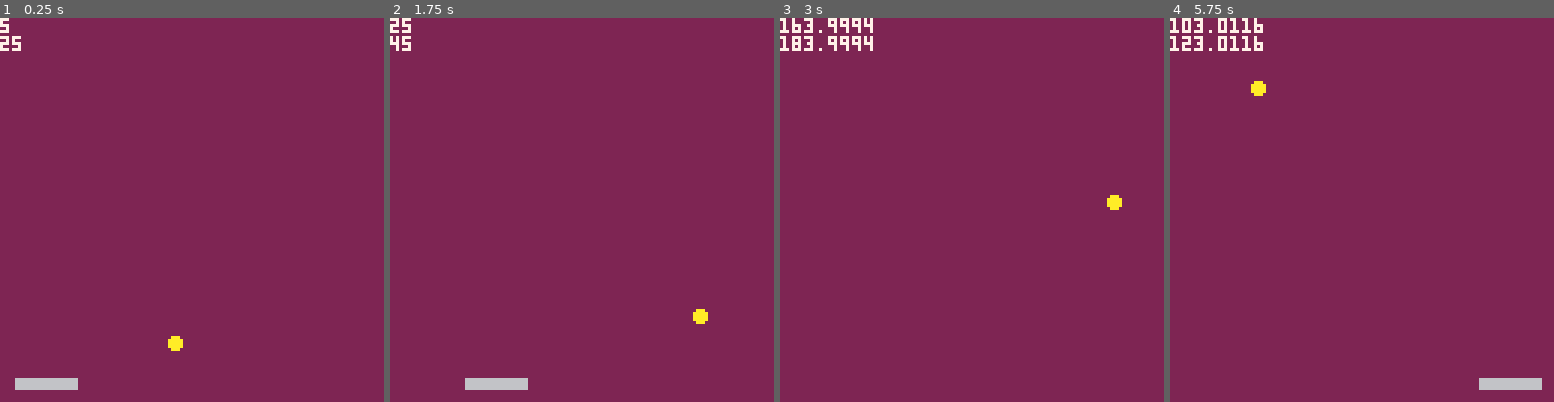
Above: before the commit, frames 1-4 (left to right).
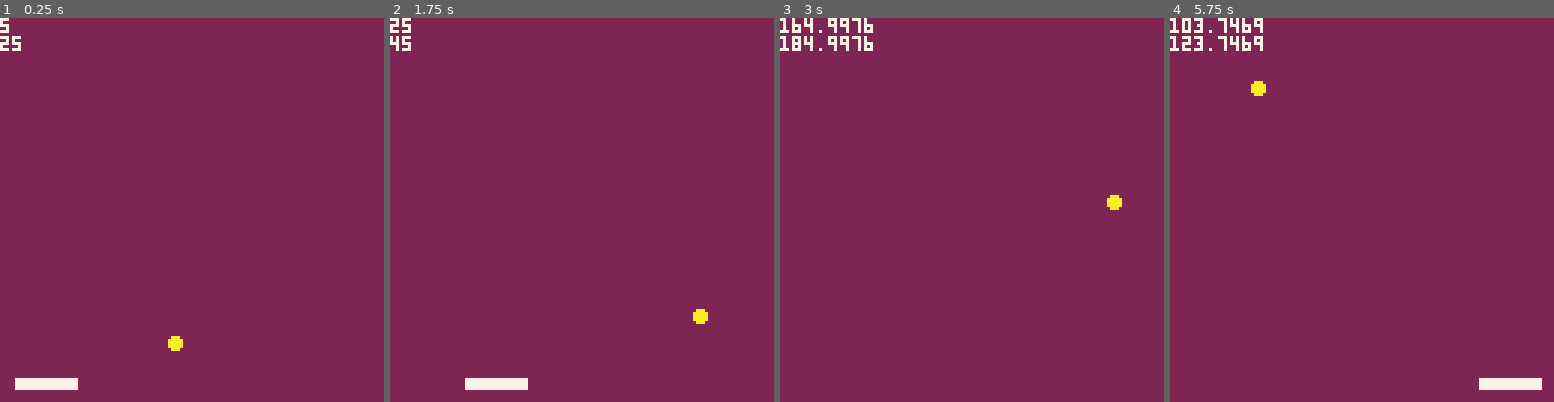
Above: after the commit, the same moments.

Repository: pencilcasestudios/picochet
Game: PICO-8 cartridge picochet.p8
Two runs of this game, one before a commit and one after it. Both use one fixed random seed, a clock stepped at 60 frames per second and the inputs below.
Inputs:
- Up to frame 1 (0.25 s): no input
- Up to frame 2 (1.75 s): hold Right from 1.6 s (still down)
- Up to frame 3 (3 s): release Right at 2.1 s; hold Right from 2.47 s (still down)
- Up to frame 4 (5.75 s): release Right at 3.03 s; hold Left 3.08-3.58 s; hold Right 4.02-4.68 s; hold Left 5.08-5.68 s

The runs differ from the first frame. In frame 1, 0.5% of the frame differs, in the area x 3-21%, y 93-97%; in frame 2, 0.5%; in frame 3, 0.2%; in frame 4, 0.9%, in the area x 12-97%, y 0-97%.

Commit message:
Turn the paddle red when there is a collision with the ball

Diff:
--- a/picochet.p8
+++ b/picochet.p8
@@ -17,7 +17,9 @@
 purple=2
 gray=6
 white=7
+red=8
 yellow=10
+paddle_colour=white
 
 -- paddle
 paddle_x=5
@@ -56,7 +58,7 @@
 	end
 
 	if not(button_press) then
-		paddle_deltax=paddle_deltax/2.25
+		paddle_deltax=paddle_deltax/2
 	end
 	paddle_x=paddle_x+paddle_deltax
 
@@ -75,6 +77,17 @@
 		ball_deltay=-ball_deltay
 		sfx(0)
 	end
+
+	paddle_colour=white
+	if has_ball_collided(
+			paddle_x,
+			paddle_y,
+			paddle_width,
+			paddle_height
+		) then
+		-- do something
+			paddle_colour=red
+	end
 end
 
 function _draw()
@@ -91,7 +104,7 @@
 		paddle_y,
 		paddle_x+paddle_width,
 		paddle_y+paddle_height,
-		gray
+		paddle_colour
 	)
 
 	-- debug paddle
@@ -100,6 +113,36 @@
 		paddle_x+paddle_width,
 		white
 	)
+end
+
+function has_ball_collided(
+		box_x,
+		box_y,
+		box_width,
+		box_height
+	)
+	-- top of ball bellow paddle
+	if ball_y-ball_radius >
+				box_y+box_height then
+		return false -- no collision
+	end
+	-- bottom of ball above paddle
+	if ball_y+ball_radius <
+				box_y then
+		return false -- no collision
+	end
+	-- left of ball right of paddle
+	if ball_x-ball_radius >
+				box_x+box_width then
+		return false -- no collision
+	end
+	-- right of ball left of paddle
+	if ball_x+ball_radius <
+				box_x then
+		return false -- no collision
+	end
+
+	return true
 end
 
 __gfx__
